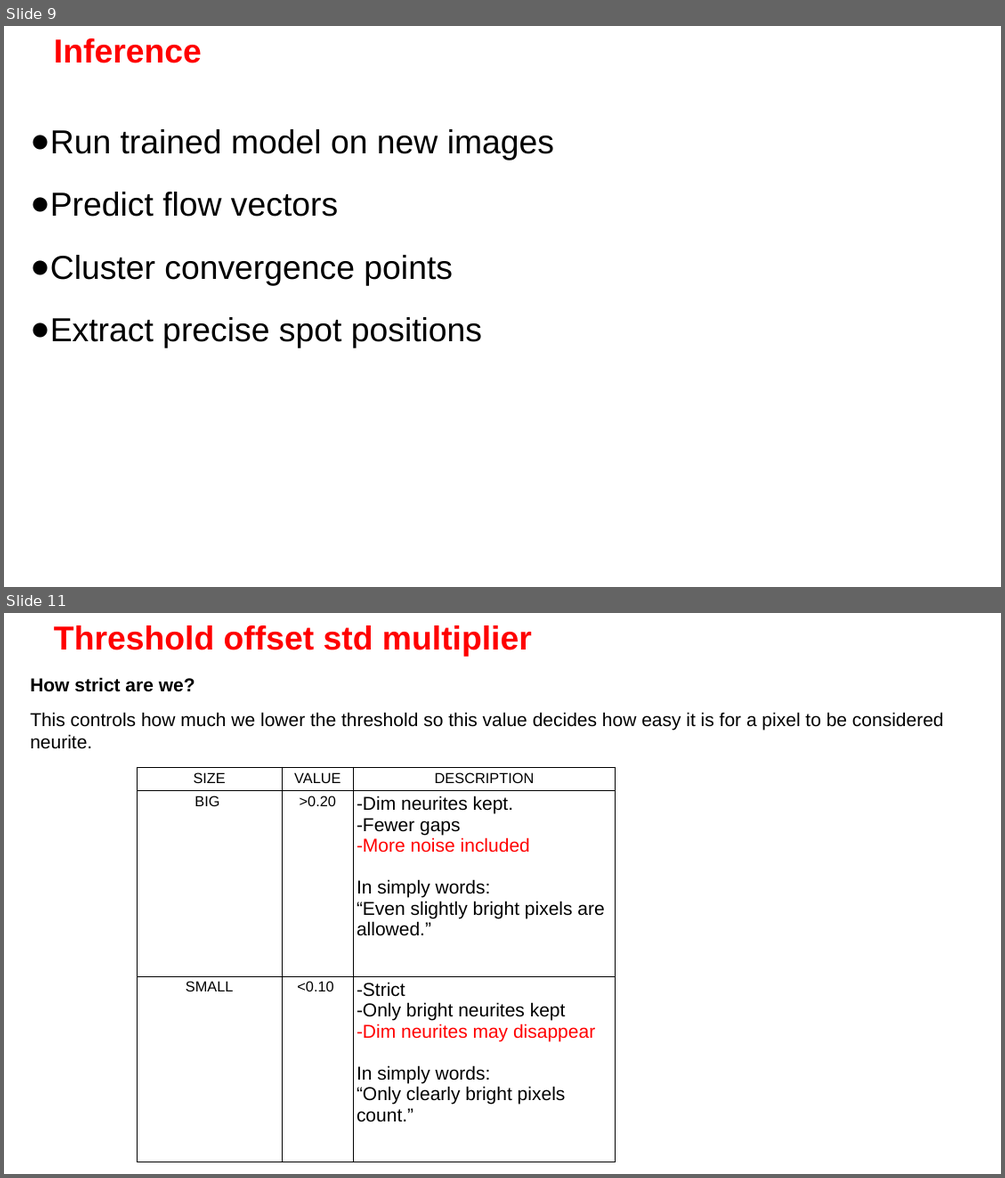
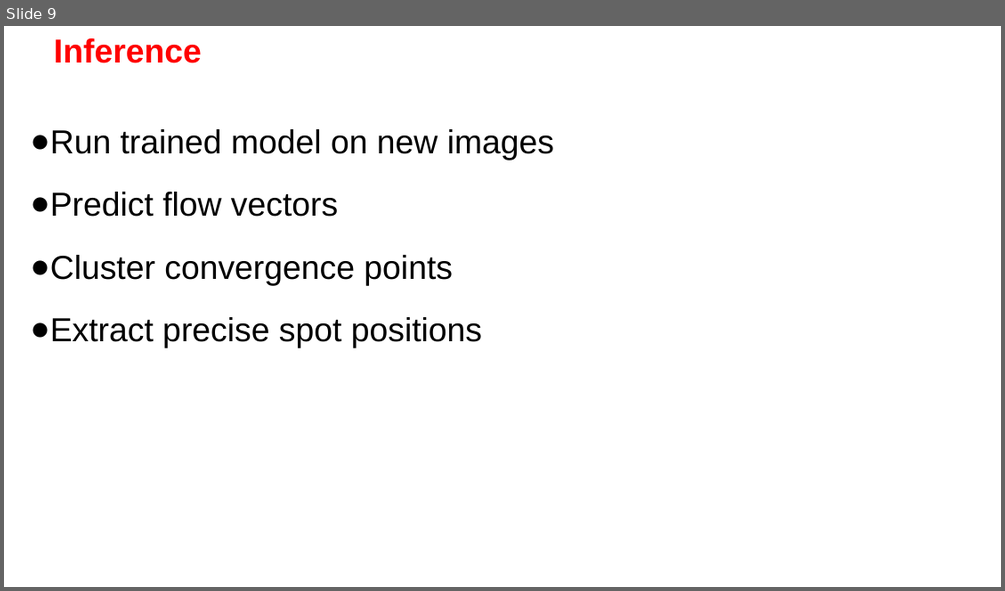
Before and after one commit to Nahuel88Ar/Lysosomes, a slide deck: SPOTIFLOW.pptx. Shown one above the other, each under a label of ours: slides 9 and 11 before the commit, slide 9 after it; the slides between them are not shown. The pictures are 1005x1178 and 1005x591 pixels, drawn with LibreOffice and Linux fonts; fonts in the diff are those of the drawing; background and template pictures are left out. Boxes give left, top, right and bottom in pixels: in the first picture for what was removed or moved away, otherwise in the second. Text is boxed around its words. In the diff, an @@ line names an element or a change of style, - is before the commit and + after.

```diff
--- a/SPOTIFLOW.pptx
+++ b/SPOTIFLOW.pptx
@@ slide 11 removed at <box>4,613,1001,1174</box>, background picture (left out) @@
@@ title removed at <box>54,625,532,657</box> @@
-Threshold offset std multiplier
@@ text removed at <box>30,677,944,749</box> @@
-How strict are we?
-This controls how much we lower the threshold so this value decides how easy it is for a pixel to be considered neurite.
@@ table removed at <box>138,767,615,1161</box>, 3 rows, 3 columns @@
-SIZE | VALUE | DESCRIPTION
-BIG | >0.20 | -Dim neurites kept. / -Fewer gaps / -More noise included / In simply words: / “Even slightly bright pixels are allowed.”
-SMALL | <0.10 | -Strict / -Only bright neurites kept / -Dim neurites may disappear / In simply words: / “Only clearly bright pixels count.”
```
Also in this commit, not shown: 1 slide changed, 10 slides added, 6 other slides removed.
